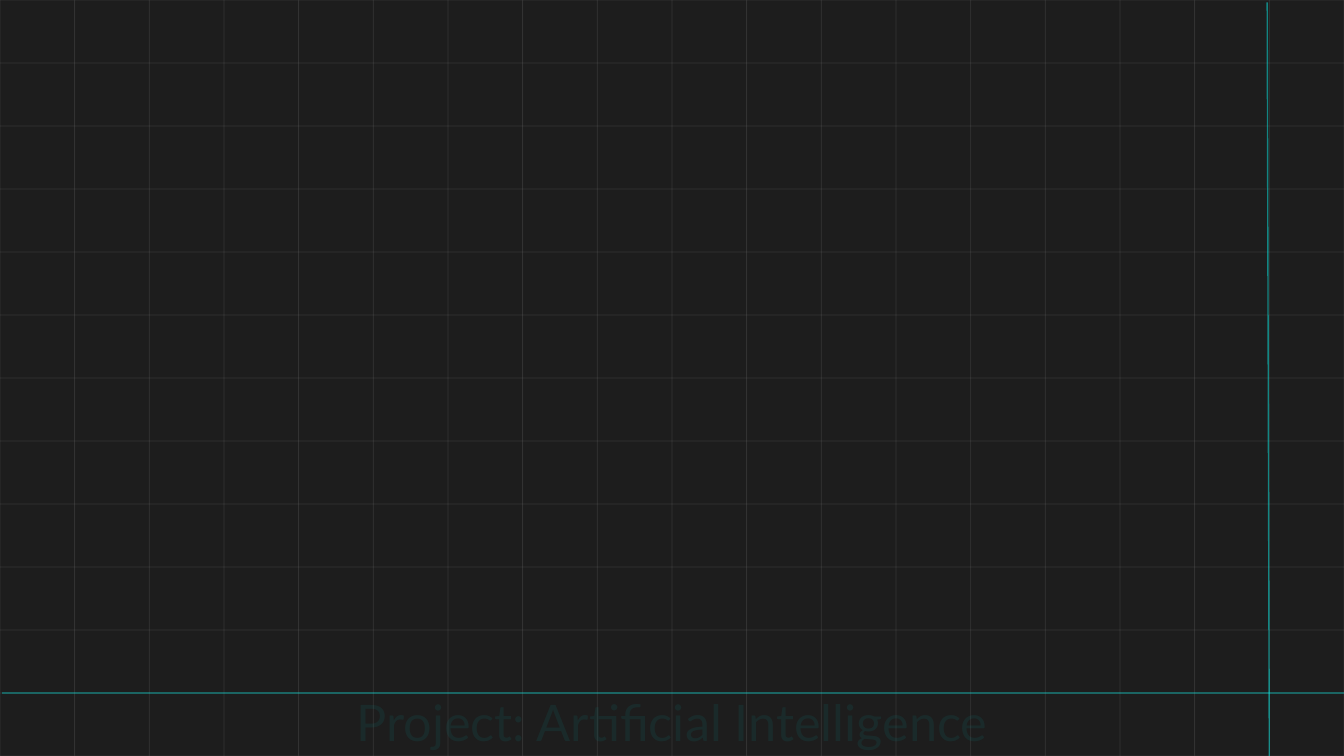
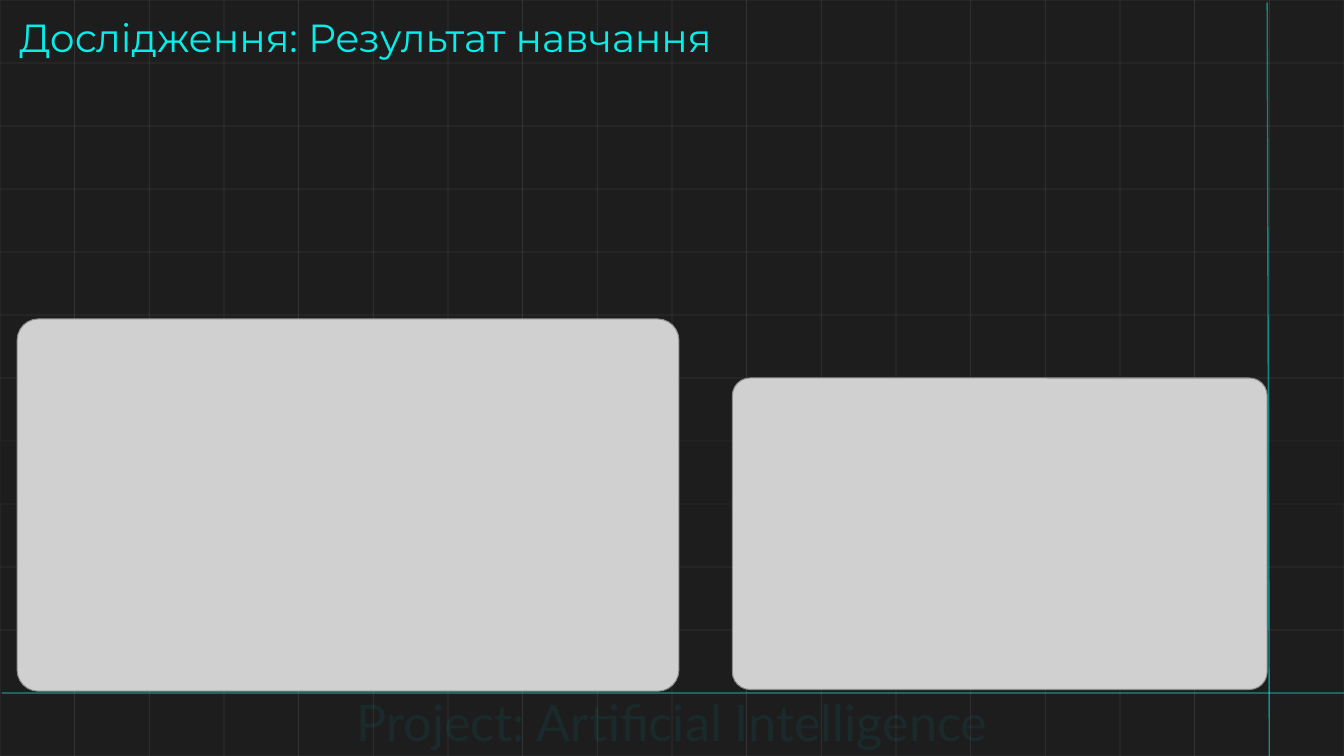
Before and after one commit to Dgardes/Semestr_2, a slide deck: slide 30 of Основи AI/Доповідь.pptx (slide 17 before the commit). Drawn at 1344x756 pixels with LibreOffice and Linux fonts; fonts in the diff are those of the drawing; grey boxes stand for pictures; background and template pictures are left out. Boxes give left, top, right and bottom in pixels: in the first picture for what was removed or moved away, otherwise in the second. Text is boxed around its words. In the diff, an @@ line names an element or a change of style, - is before the commit and + after.

```diff
--- a/Основи AI/Доповідь.pptx
+++ b/Основи AI/Доповідь.pptx
@@ text added at (19,23,712,60), 28 pt, text #08EDE8 @@
+Дослідження: Результат навчання
@@ picture added at (17,319,680,691) @@
@@ picture added at (733,378,1268,690) @@
@@ rectangle removed at (0,442,1344,504) @@
```
Also in this commit, not shown: 2 other slides changed, 14 slides added, 8 other files.
